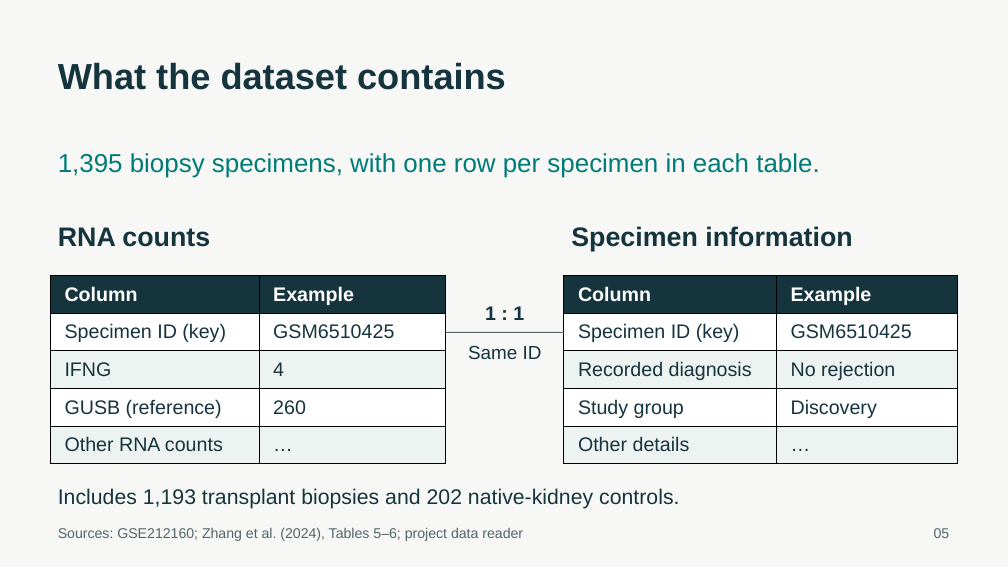
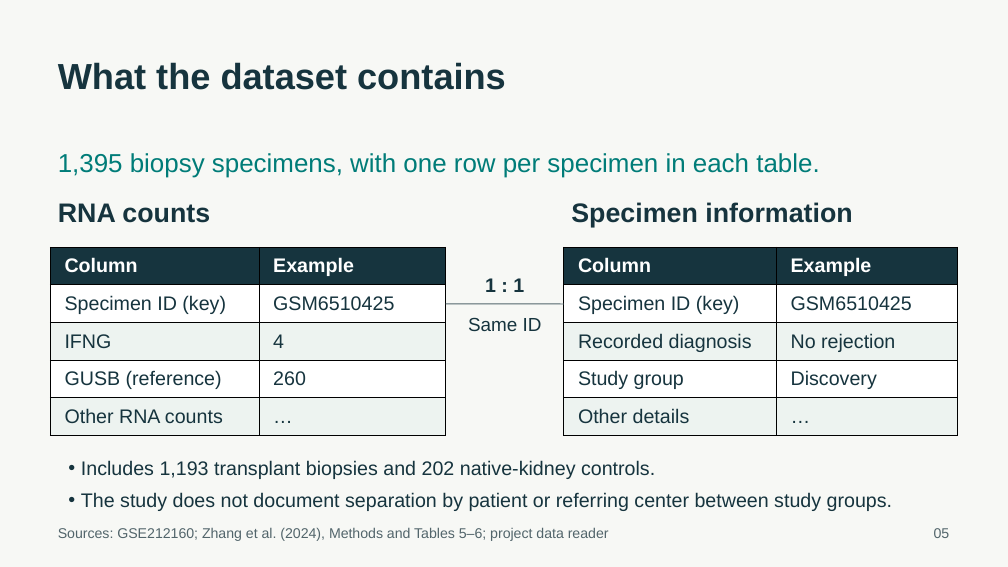
Before and after one commit to ca34525/Kidney-Biopsy-Rejection-Classifier, a slide deck: slide 5 of presentation/unos_kidney_biopsy.pptx. Drawn at 1008x567 pixels with LibreOffice and Linux fonts; fonts in the diff are those of the drawing. Boxes give left, top, right and bottom in pixels: in the first picture for what was removed or moved away, otherwise in the second. Text is boxed around its words. In the diff, an @@ line names an element or a change of style, - is before the commit and + after.

Commit message:
Refine presentation layouts, clinical context, and project conclusions

```diff
--- a/presentation/unos_kidney_biopsy.pptx
+++ b/presentation/unos_kidney_biopsy.pptx
@@ text "RNA counts": place and size @@
-text "RNA counts" at (58,227,210,247)
+text "RNA counts" at (58,203,210,223)
@@ text "Specimen information": place and size @@
-text "Specimen information" at (571,226,852,251)
+text "Specimen information" at (571,202,852,228)
@@ 2 tables, 2 texts, 1 line: place and size @@
-2 tables, 2 texts, 1 line at (51,276,958,464)
+2 tables, 2 texts, 1 line at (51,247,958,436)
@@ text "Includes 1,193 transplant biopsies and ...": place and size @@
-text "Includes 1,193 transplant biopsies and ..." at (58,488,679,509)
+text "Includes 1,193 transplant biopsies and ..." at (81,460,893,511)
@@ text "Includes 1,193 transplant biopsies and ..." at (81,460,893,511): vertical alignment middle to top @@
@@ text at (81,460,655,479): size 20.2 to 18.8 pt in "Includes 1,193 transplant biopsies and 202 native-kidney ..."; bullet none to •; more space between paragraphs @@
@@ text at (81,492,893,511): paragraph added @@
+• The study does not document separation by patient or referring center between study groups.
@@ text at (58,527,609,541): text changed @@
-Sources: GSE212160; Zhang et al. (2024), Tables 5–6; project data reader
+Sources: GSE212160; Zhang et al. (2024), Methods and Tables 5–6; project data reader
```
Also in this commit, not shown: 7 other slides changed, 19 other files.
